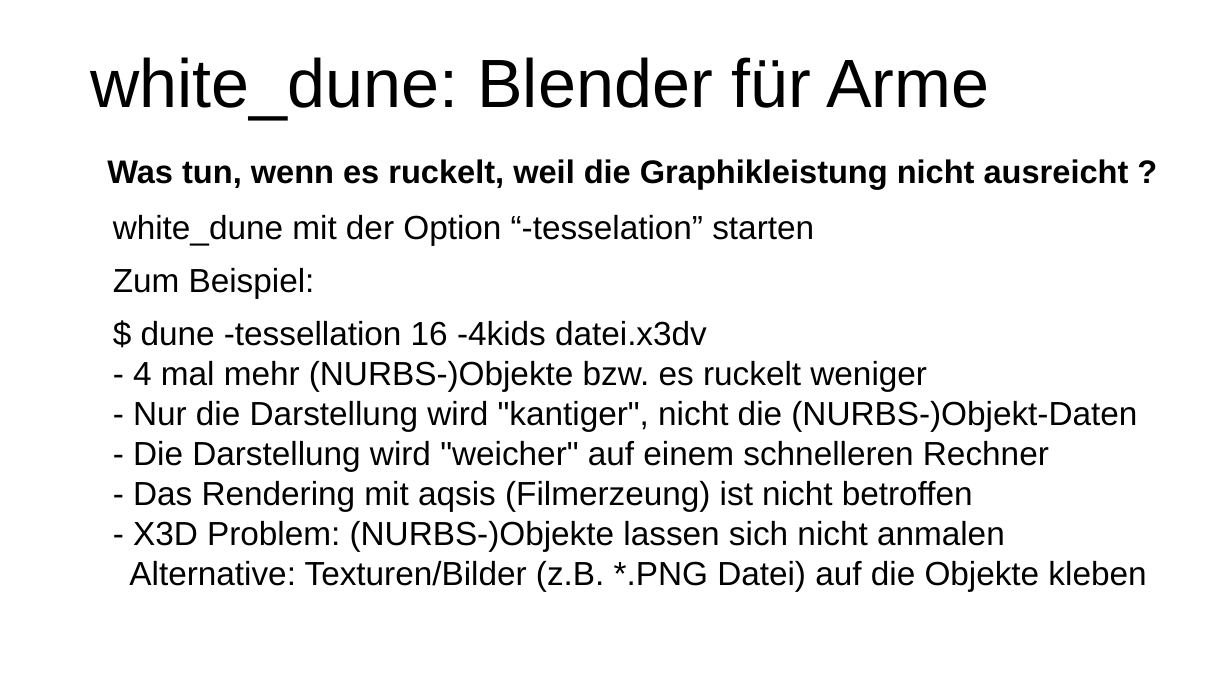
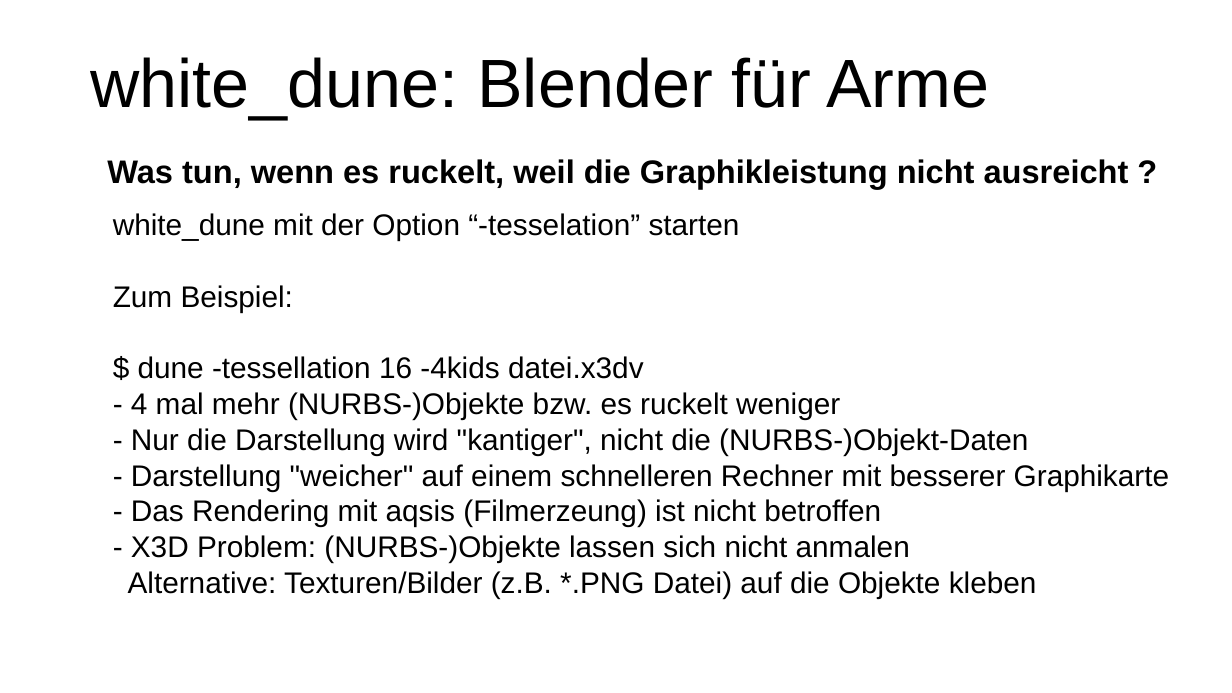
Before and after one commit to mufti11/white_dune, a slide deck: slide 7 of docs/usage_docs/white_dune_rasberry_pi.odp. Drawn at 1232x693 pixels with LibreOffice and Linux fonts; fonts in the diff are those of the drawing. Boxes give left, top, right and bottom in pixels: in the first picture for what was removed or moved away, otherwise in the second. Text is boxed around its words. In the diff, an @@ line names an element or a change of style, - is before the commit and + after.

Commit message:
white_dune 1.789

```diff
--- a/docs/usage_docs/white_dune_rasberry_pi.odp
+++ b/docs/usage_docs/white_dune_rasberry_pi.odp
@@ text at [113, 213, 1037, 598]: size 21.5 to 19.2 pt in "white_dune mit der Option “-tesselation” starten", "Zum Beispiel:", "$ dune -tessellation 16 -4kids datei.x3dv", "- 4 mal mehr (NURBS-)Objekte bzw. es ..." and 4 more places @@
@@ text at [131, 464, 1169, 491]: text changed; size 21.5 to 19.2 pt @@
-- Die Darstellung wird "weicher" auf einem schnelleren Rechner
+- Darstellung "weicher" auf einem schnelleren Rechner mit besserer Graphikarte
```
Also in this commit, not shown: 1 other slide changed, 18 other files.
